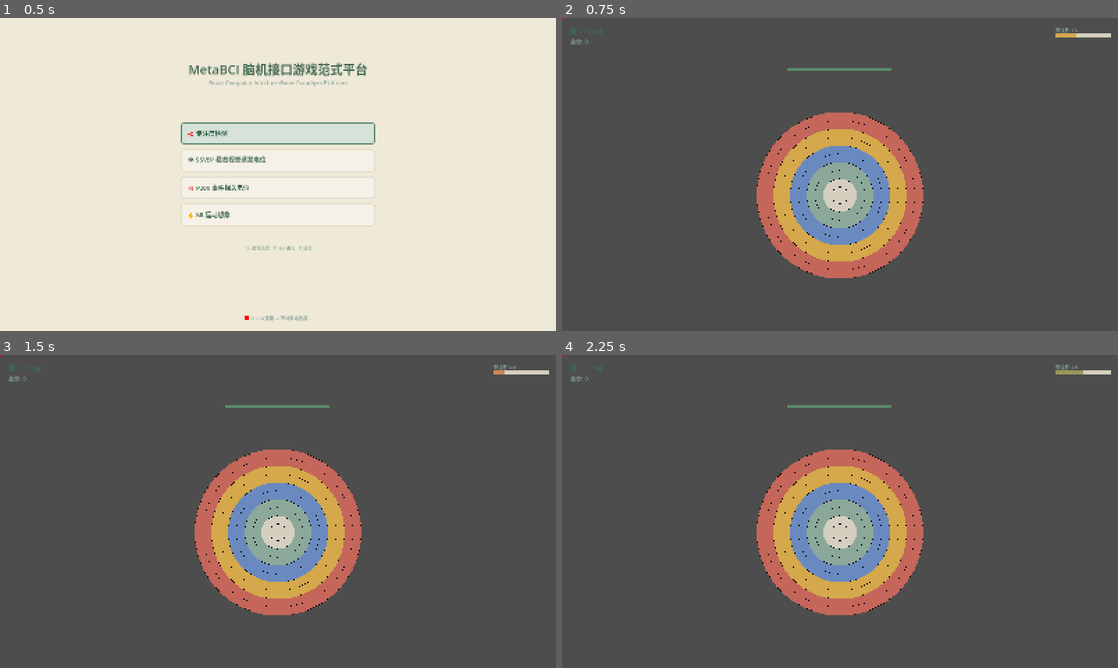
Above: before the commit, frames 1-4 (two rows, left to right).
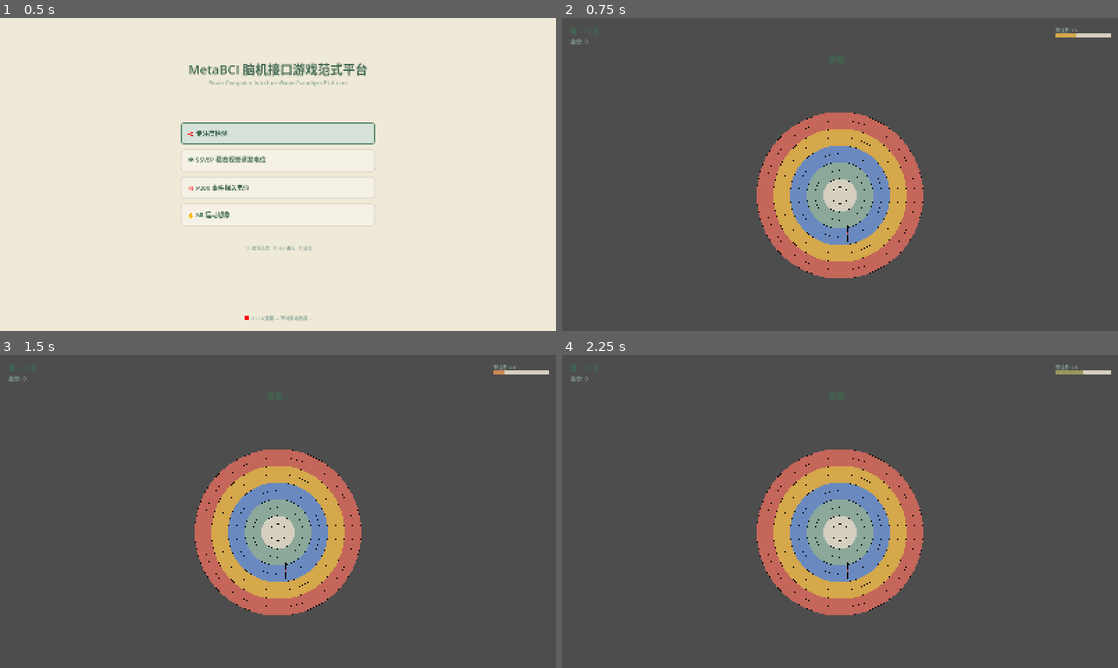
Above: after the commit, the same moments.

Repository: sssd903-tju/MetaBCI_Game
Game: Godot game, scene res://scenes/main_menu/MainMenu.tscn
The game is run twice, just before and just after one commit, with the same random seed, the same clock (stepped at 60 frames per second) and the same inputs.
Inputs (mouse positions are in pixels of both pictures, inside the frame that each line leads up to):
- Up to frame 1 (0.5 s): no input
- Up to frame 2 (0.75 s): click (840, 133) at 0.52 s
- Up to frame 3 (1.5 s): tap Enter (ui_accept) at 1.25 s; hold Up (ui_up) from 1.28 s (still down); tap 1 at 1.35 s
- Up to frame 4 (2.25 s): tap Enter (ui_accept) at 1.52, 2 s; release Up (ui_up) at 2.03 s; hold Down (ui_down) from 2.03 s (still down); tap 2 at 2.1 s

Frame 1 is identical in both runs. In frame 2, 0.2% of the frame differs, in the area x 0-60%, y 0-72%; in frame 3, 0.2%; in frame 4, 0.2%.
Error before the commit: Parse Error: Cannot infer the type of "color" variable because the value doesn't have a set type. (res://scripts/paradigms/focus_detection/entities/distractor_…

Commit message:
fix: color 变量类型推断 — 加 :Color 注解

Diff:
--- a/scripts/paradigms/focus_detection/entities/distractor_spawner.gd
+++ b/scripts/paradigms/focus_detection/entities/distractor_spawner.gd
@@ -73,7 +73,7 @@
 	var speed := randf_range(40.0, 100.0)
 	var velocity := dir * speed
 
-	var color := DISTRACT_COLORS[randi() % DISTRACT_COLORS.size()]
+	var color: Color = DISTRACT_COLORS[randi() % DISTRACT_COLORS.size()]
 	var lifetime := randf_range(2.0, 5.0)
 
 	d.setup(radius, color, velocity, lifetime)
